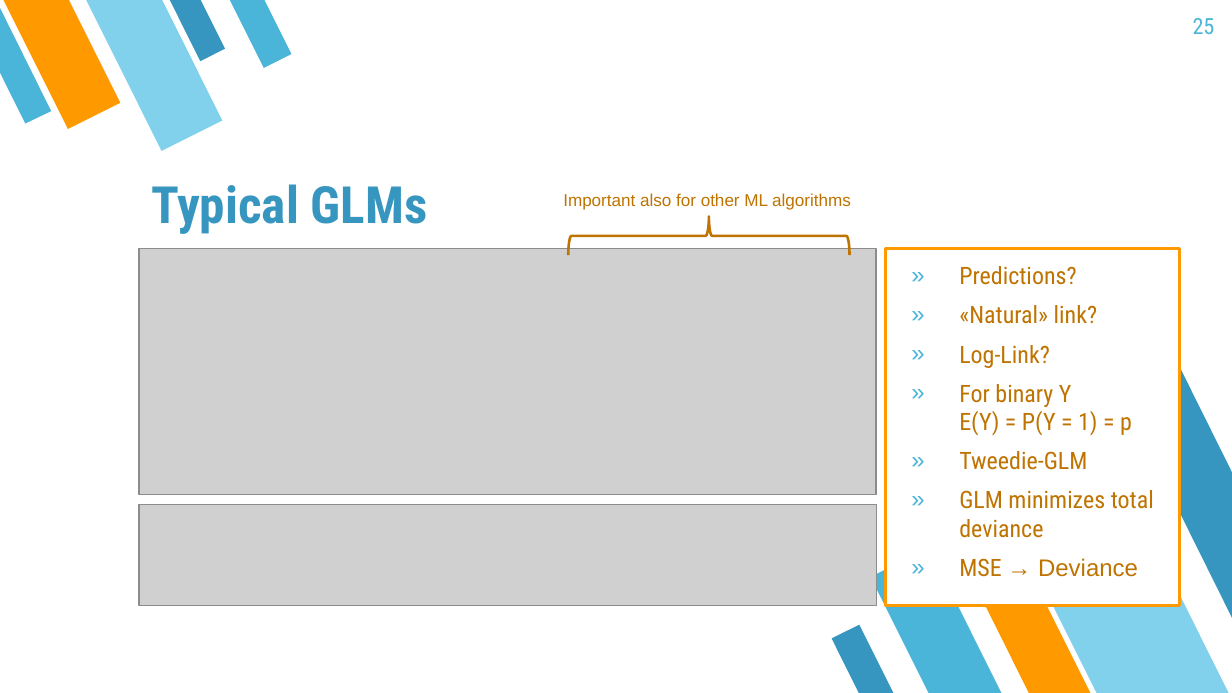
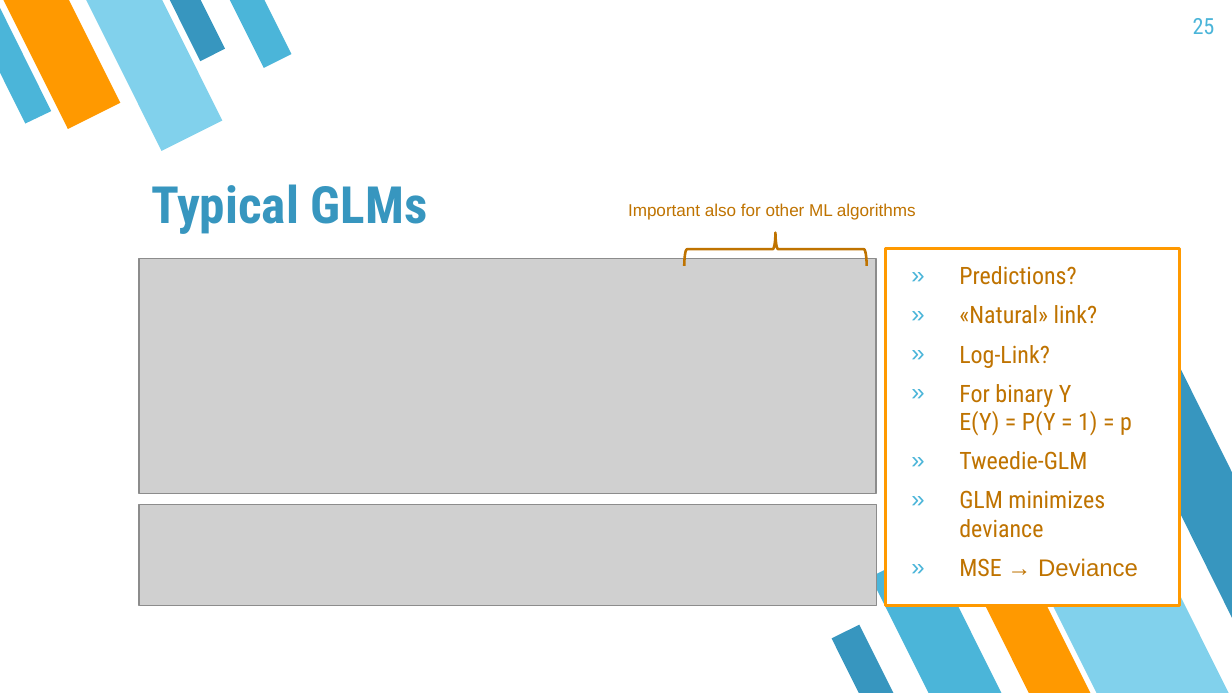
Before and after one commit to mayer79/ml_lecture, a slide deck: slide 25 of slides/ML_Lecture.pptx. Drawn at 1232x693 pixels with LibreOffice and Linux fonts; fonts in the diff are those of the drawing; grey boxes stand for pictures. Boxes give left, top, right and bottom in pixels: in the first picture for what was removed or moved away, otherwise in the second. Text is boxed around its words. In the diff, an @@ line names an element or a change of style, - is before the commit and + after.

```diff
--- a/slides/ML_Lecture.pptx
+++ b/slides/ML_Lecture.pptx
@@ text "Important also for other ML ...": place and size @@
-text "Important also for other ML ..." at [563, 193, 851, 210]
+text "Important also for other ML ..." at [628, 203, 916, 220]
@@ right brace: place and size @@
-right brace at [569, 216, 849, 254]
+right brace at [684, 232, 867, 265]
@@ picture: place and size @@
-picture at [139, 249, 876, 495]
+picture at [139, 259, 876, 494]
@@ text at [959, 490, 1105, 538]: text changed @@
-» GLM minimizes total deviance
+» GLM minimizes deviance
```
Also in this commit, not shown: 1 other slide changed, 4 other files.
